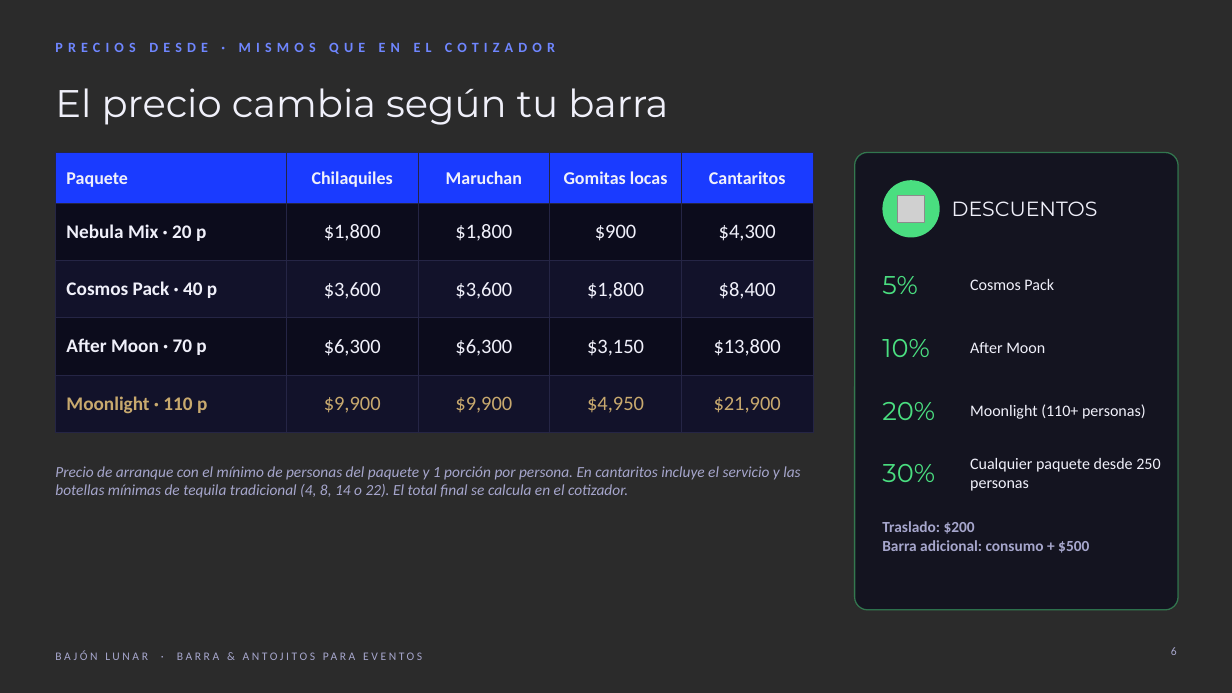
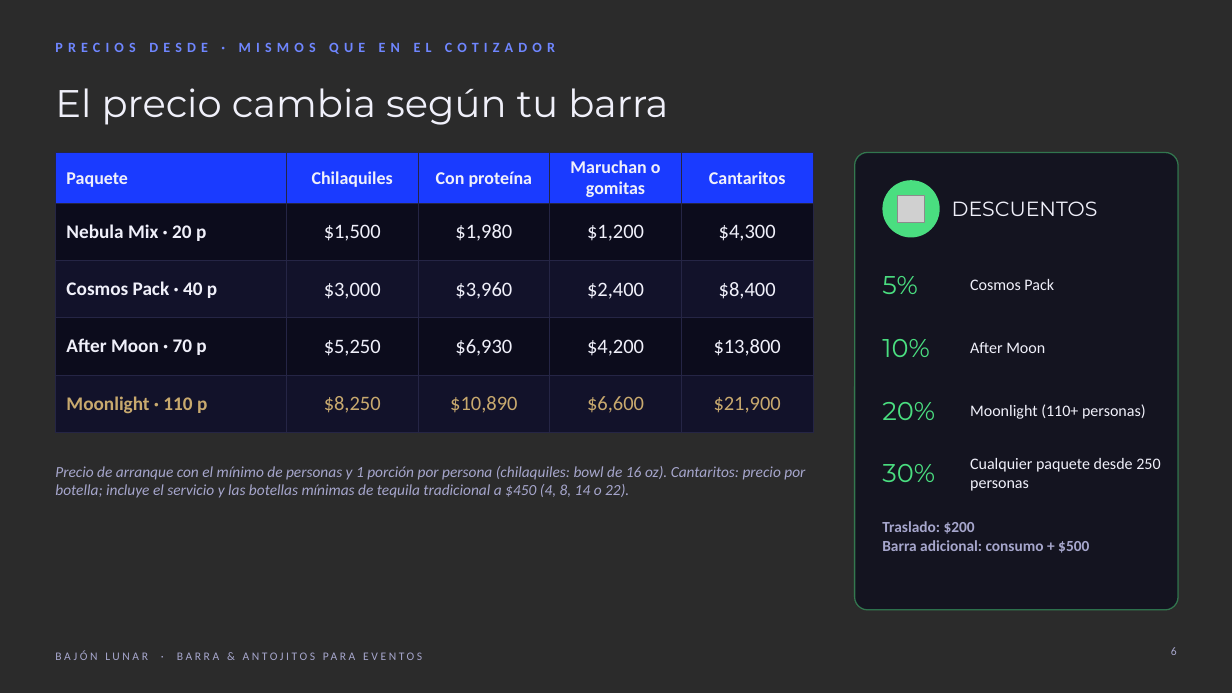
Before and after one commit to ingalejandrofh01-boop/Bajon-Lunar, a slide deck: slide 6 of bajon-lunar-presentacion.pptx. Drawn at 1232x693 pixels with LibreOffice and Linux fonts; fonts in the diff are those of the drawing; grey boxes stand for pictures; background and template pictures are left out; a plain dark background stands for a picture behind light text. Boxes give left, top, right and bottom in pixels: in the first picture for what was removed or moved away, otherwise in the second. Text is boxed around its words. In the diff, an @@ line names an element or a change of style, - is before the commit and + after.

```diff
--- a/bajon-lunar-presentacion.pptx
+++ b/bajon-lunar-presentacion.pptx
@@ table at <box>55,152,815,418</box> @@
-row 1, column 3: Maruchan
+row 1, column 3: Con proteína
-row 1, column 4: Gomitas locas
+row 1, column 4: Maruchan o gomitas
-row 2: Nebula Mix · 20 p | $1,800 | $1,800 | $900 | $4,300
+row 2: Nebula Mix · 20 p | $1,500 | $1,980 | $1,200 | $4,300
-row 3: Cosmos Pack · 40 p | $3,600 | $3,600 | $1,800 | $8,400
+row 3: Cosmos Pack · 40 p | $3,000 | $3,960 | $2,400 | $8,400
-row 4: After Moon · 70 p | $6,300 | $6,300 | $3,150 | $13,800
+row 4: After Moon · 70 p | $5,250 | $6,930 | $4,200 | $13,800
-row 5: Moonlight · 110 p | $9,900 | $9,900 | $4,950 | $21,900
+row 5: Moonlight · 110 p | $8,250 | $10,890 | $6,600 | $21,900
@@ text at <box>55,466,805,498</box>: text changed @@
-Precio de arranque con el mínimo de personas del paquete y 1 porción por persona. En cantaritos incluye el servicio y las botellas mínimas de tequila tradicional (4, 8, 14 o 22). El total final se calcula en el cotizador.
+Precio de arranque con el mínimo de personas y 1 porción por persona (chilaquiles: bowl de 16 oz). Cantaritos: precio por botella; incluye el servicio y las botellas mínimas de tequila tradicional a $450 (4, 8, 14 o 22).
```
Also in this commit, not shown: 3 other slides changed, 1 slide added, 20 other files.
